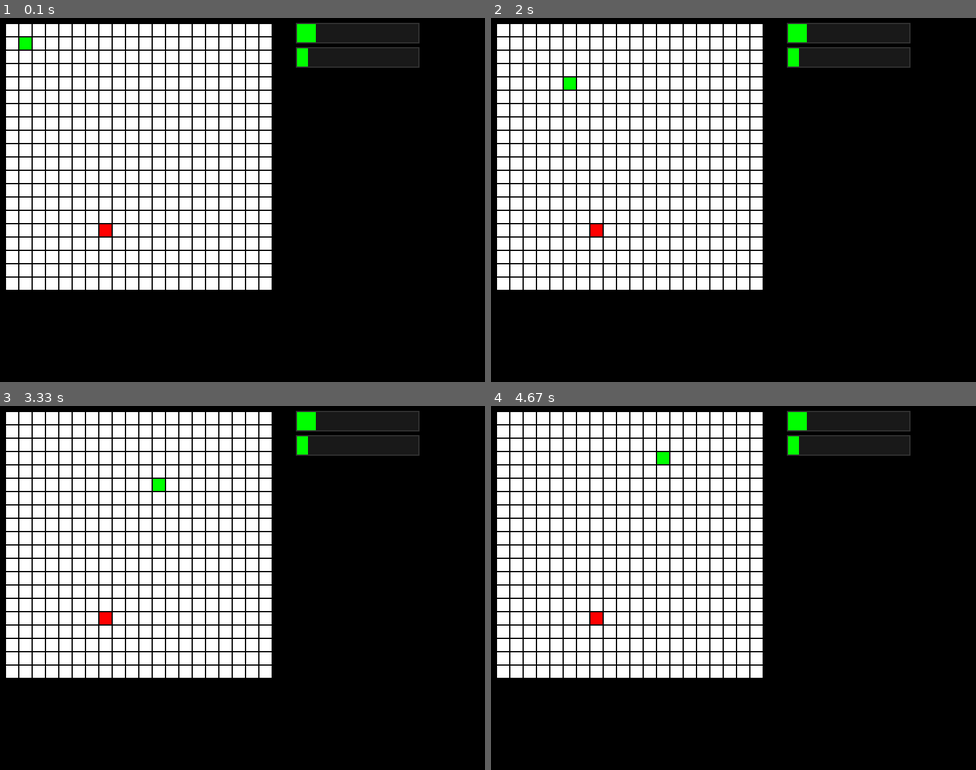
Above: before the commit, frames 1-4 (two rows, left to right).
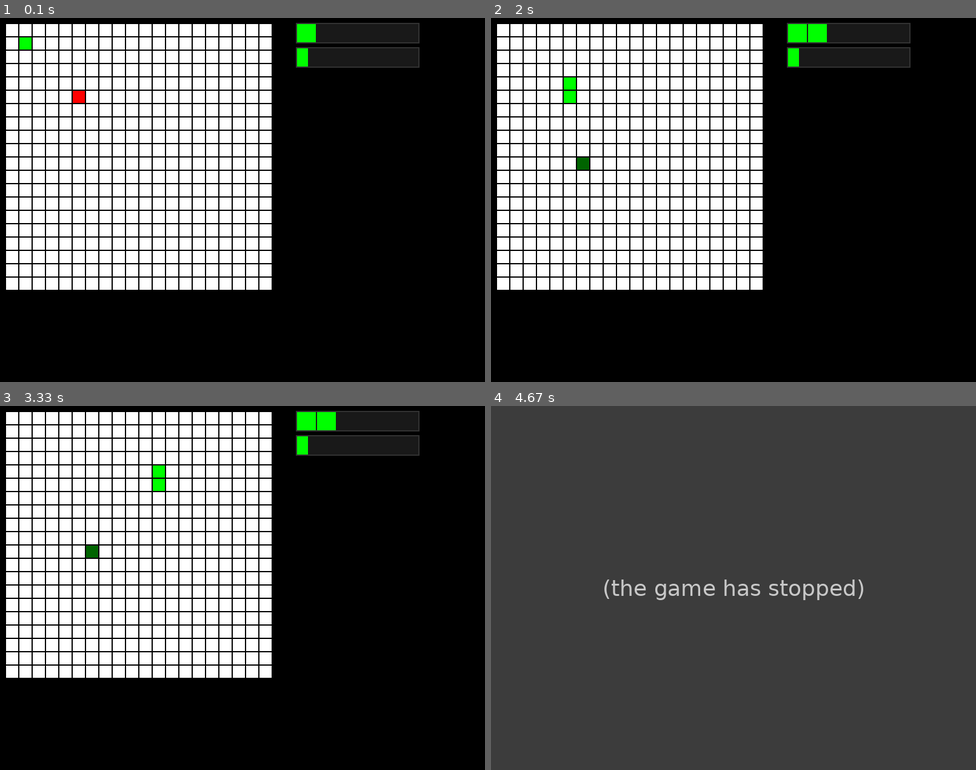
Above: after the commit, the same moments.

Repository: KonstBeliakov/pygame_snake
Game: pygame game, started from main.py
Same seed, same stepped clock (60 frames per second), same inputs: the game is played once before the commit and once after it.
Inputs:
- Up to frame 1 (0.1 s): no input
- Up to frame 2 (2 s): hold Down 0.9-1.37 s; hold Left 1.4-1.8 s; hold Up from 1.83 s (still down)
- Up to frame 3 (3.33 s): release Up at 2.2 s; hold Right 2.23-2.87 s; hold Down 2.9-3.27 s; hold Left from 3.3 s (still down)
- Up to frame 4 (4.67 s): release Left at 3.77 s; hold Right 3.8-4.27 s; hold Up 4.3-4.6 s; hold Right from 4.63 s (still down)

The runs differ from the first frame. In frame 1, 0.2% of the frame differs, in the area x 15-23%, y 20-60%; in frame 2, 0.4%; in frame 3, 0.4%; in frame 4, 100%, in the area x 0-100%, y 0-100%.
After the commit the program exited at 3.88 s; later frames show no game.

Commit message:
Функционал переменной apple_positon передан списку items

Diff:
--- a/main.py
+++ b/main.py
@@ -26,8 +26,7 @@
 
 t = perf_counter()
 
-items = []
-apple_position = None
+items = [item.Item((5, 5), 2)]
 
 gameOver = False
 
@@ -59,15 +58,18 @@
     if keys[pygame.K_DOWN]:
         direction = 'DOWN'
 
-    snake_map.draw(screen, snake, items, apple_position)
+    snake_map.draw(screen, snake, items)
 
     snake_event = snake.update(direction, snake_map.updating_map, n)
 
     match snake_event:
         case 'GameOver':
             gameOver = True
-        case 'AppleEaten':
-            apple_position = None
+        case 'AppleEaten', position:
+            for i in range(len(items)):
+                if items[i].position == position:
+                    del items[i]
+                    break
             if snake.length == level_progress_bar.max_volume:
                 level_bar.add_volume(1)
                 level_progress_bar.set_volume(1)
@@ -75,7 +77,6 @@
                 snake.length = 1
                 direction = 'RIGHT'
                 snake_map.loadMap(2)
-                apple_position = None
             else:
                 level_progress_bar.set_volume(snake.length)
             if not items:
@@ -86,17 +87,8 @@
                         items.append(item.Item(pos, 4, 'speed'))
                     case 1:
                         items.append(item.Item(pos, 5, 'slowness'))
-        case 'SpeedAppleEaten':
-            for i in range(len(items)):
-                if items[i].effect == 'speed':
-                    del items[i]
-        case 'SlownessAppleEaten':
-            for i in range(len(items)):
-                if items[i].effect == 'slowness':
-                    del items[i]
-
-    if not apple_position:
-        apple_position = random.choice([(i, j) for i in range(n) for j in range(n) if not snake_map.updating_map[i][j]])
+                    case _:
+                        items.append(item.Item(pos, 2))
 
     level_progress_bar.draw(screen)
     level_bar.draw(screen)
--- a/map.py
+++ b/map.py
@@ -18,13 +18,12 @@
             for line in file.readlines():
                 self.map.append([int(i) for i in line.split()])
 
-    def draw(self, screen, snake, items, apple_position):
+    def draw(self, screen, snake, items):
         self.updating_map = copy.deepcopy(self.map)
 
         for i in snake.position:
             self.updating_map[i[0]][i[1]] = 1
-        if apple_position:
-            self.updating_map[apple_position[0]][apple_position[1]] = 2
+
         for i in items:
             self.updating_map[i.position[0]][i.position[1]] = i.type
 
--- a/snake.py
+++ b/snake.py
@@ -64,12 +64,12 @@
             match(temp_map[head[0]][head[1]]):
                 case 2:
                     self.length += 1
-                    event = 'AppleEaten'
+                    event = ('AppleEaten', head)
                 case 4:
-                    event = 'SpeedAppleEaten'
+                    event = ('AppleEaten', head)
                     self.add_effect('speed')
                 case 5:
-                    event = 'SlownessAppleEaten'
+                    event = ('AppleEaten', head)
                     self.add_effect('slowness')
                 case 3|1:
                     return 'GameOver'
